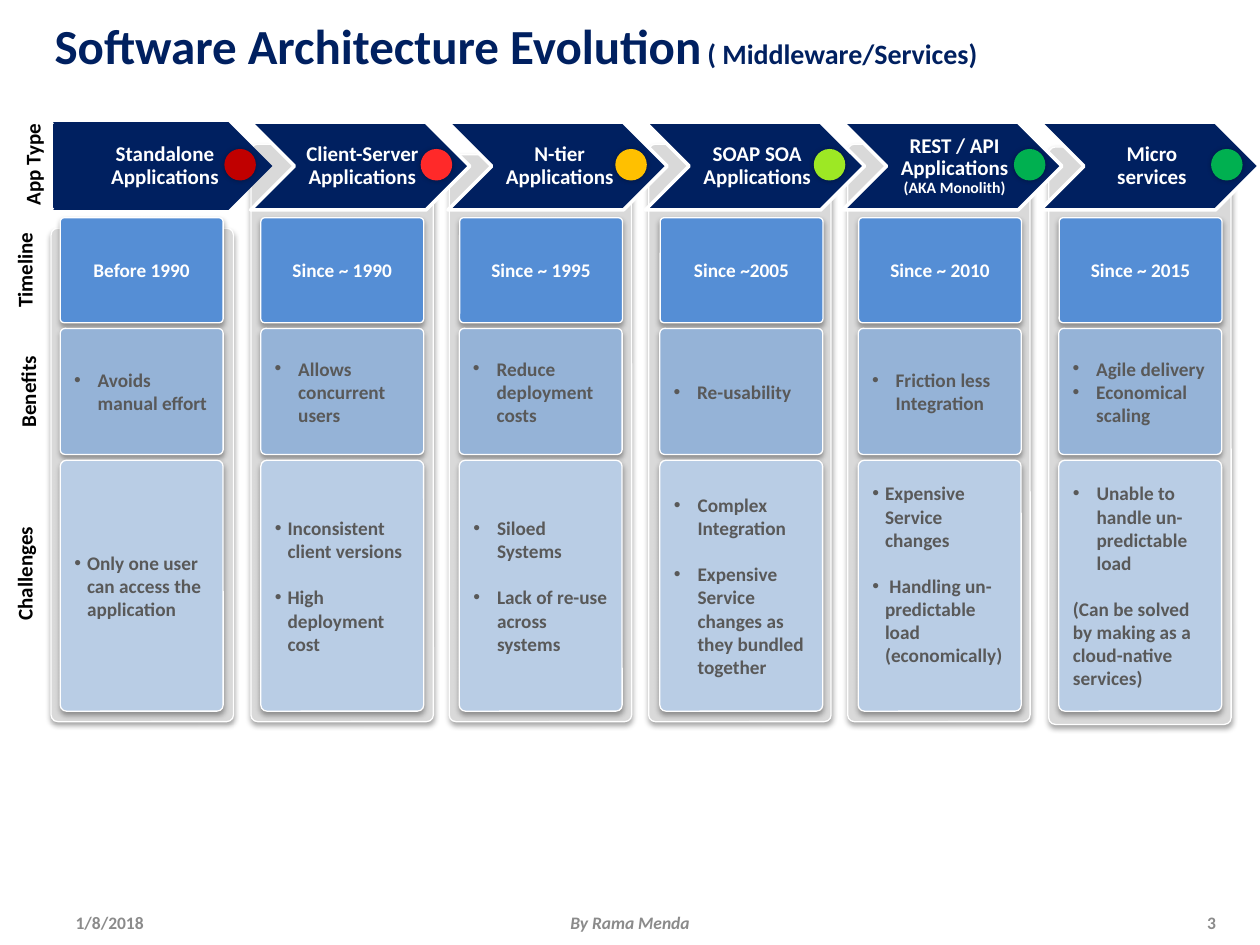
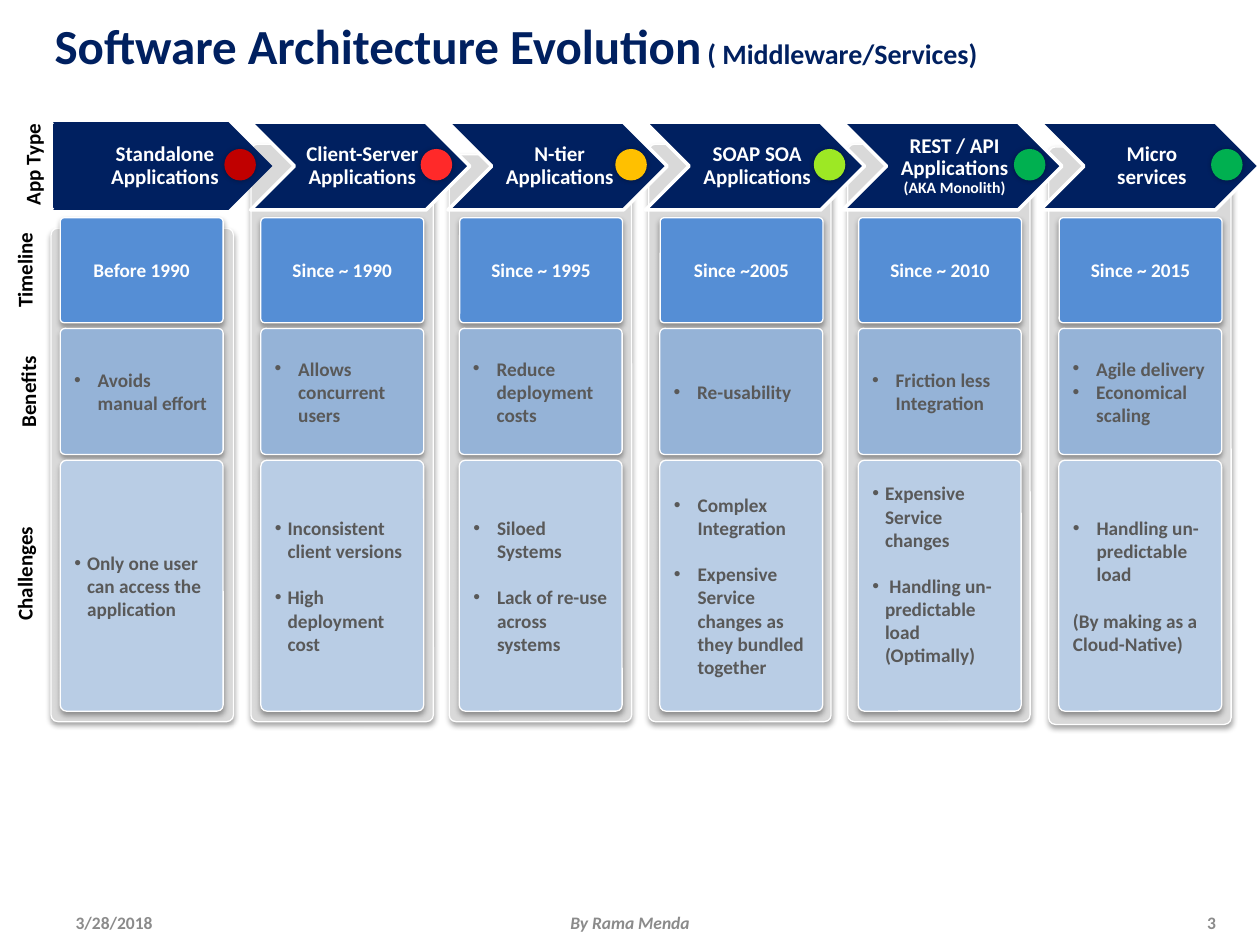
Before and after one commit to ramamenda/microservices, a slide deck: slide 3 of SpringCloudNetflix/MicroservicesPart1_vDraft.pptx. Drawn at 1260x945 pixels with LibreOffice and Linux fonts; fonts in the diff are those of the drawing. Boxes give left, top, right and bottom in pixels: in the first picture for what was removed or moved away, otherwise in the second. Text is boxed around its words. In the diff, an @@ line names an element or a change of style, - is before the commit and + after.

```diff
--- a/SpringCloudNetflix/MicroservicesPart1_vDraft.pptx
+++ b/SpringCloudNetflix/MicroservicesPart1_vDraft.pptx
@@ text in rounded rectangle at <box>1073,521,1199,654</box>: text changed @@
-• Unable to handle un-predictable load
-(Can be solved by making as a cloud-native services)
+• Handling un-predictable load
+(By making as a Cloud-Native)
@@ text in rounded rectangle at <box>885,579,992,665</box>: text changed @@
-• Handling un-predictable load (economically)
+• Handling un-predictable load (Optimally)
@@ text at <box>76,917,153,930</box>: text changed @@
-1/8/2018
+3/28/2018
```
Also in this commit, not shown: 10 other slides changed.
